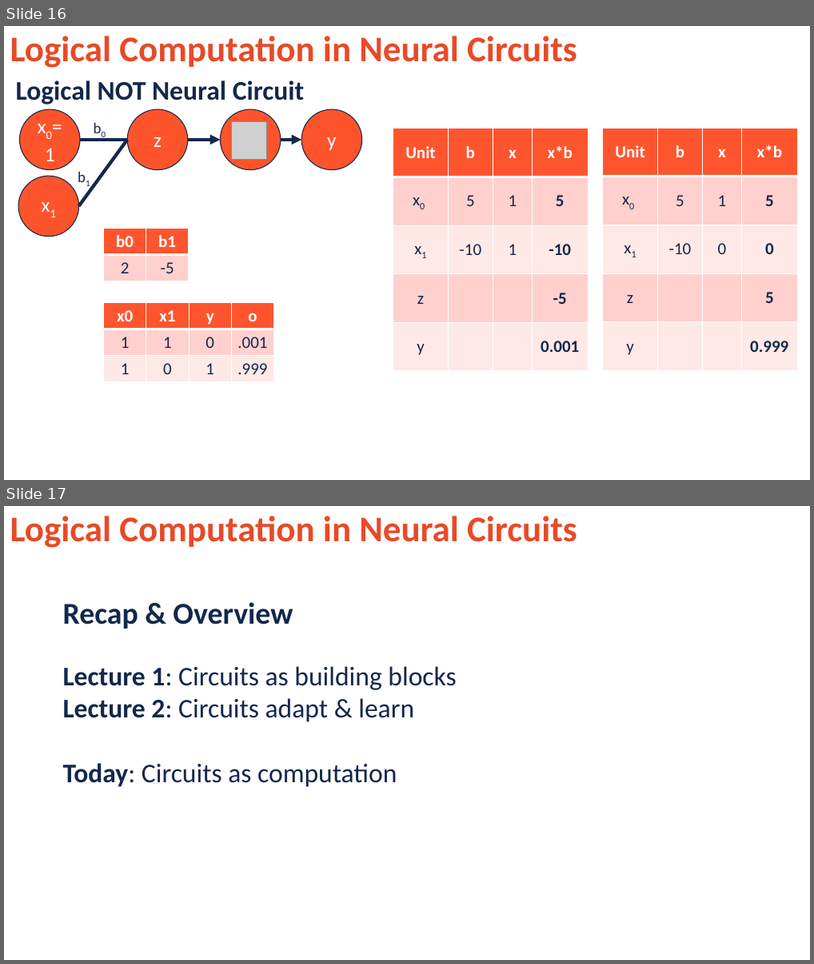
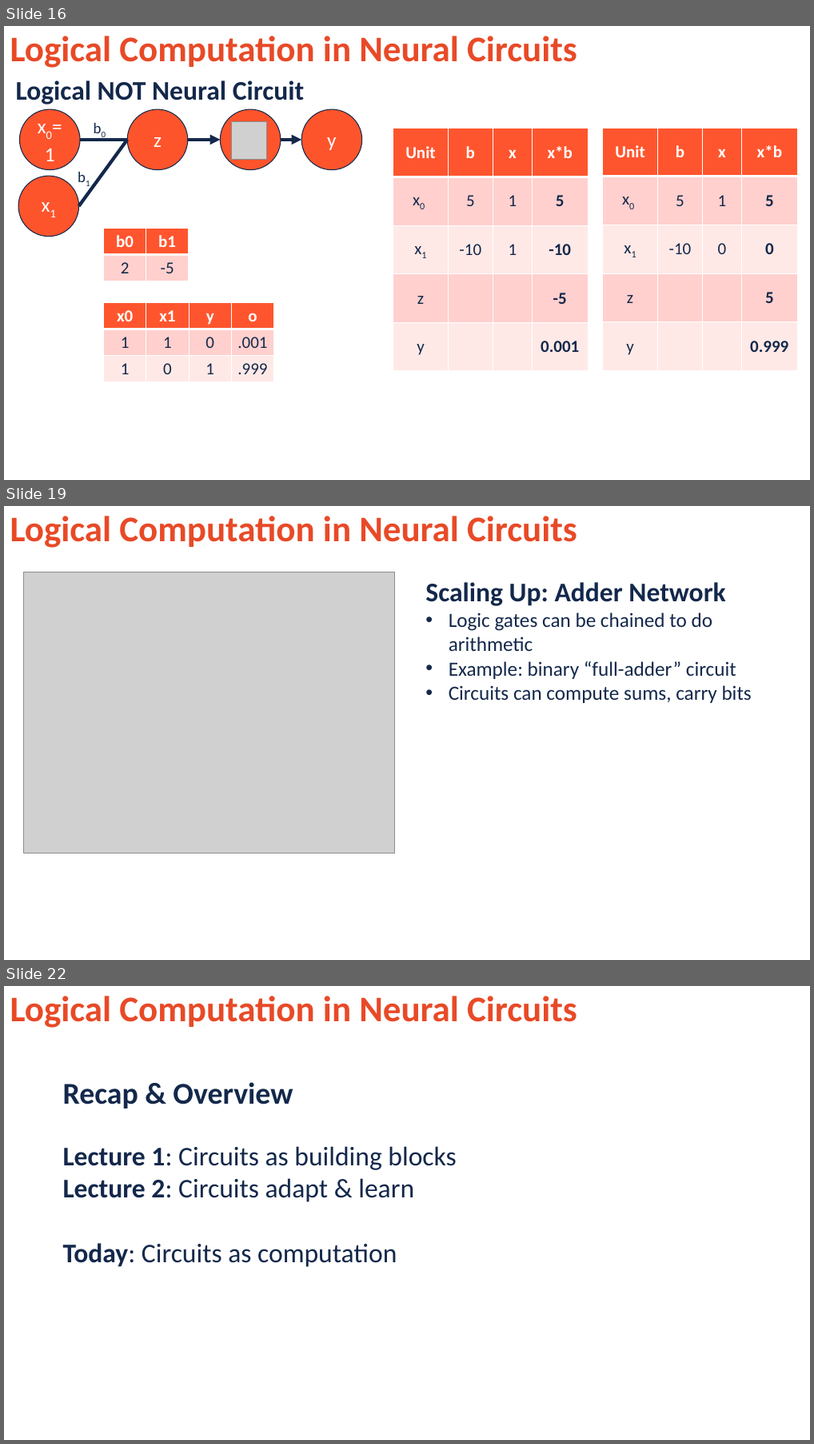
Before and after one commit to jonwillits/intro_to_bcs, a slide deck: neural_circuits_affect_and_valence/neural_circuits_lecture_3.pptx. Shown one above the other, each under a label of ours: slides 16 and 17 before the commit, slides 16, 19 and 22 after it; the slides between them are not shown. The pictures are 814x964 and 814x1444 pixels, drawn with LibreOffice and Linux fonts; fonts in the diff are those of the drawing; grey boxes stand for pictures; background and template pictures are left out. Boxes give left, top, right and bottom in pixels: in the first picture for what was removed or moved away, otherwise in the second. Text is boxed around its words. In the diff, an @@ line names an element or a change of style, - is before the commit and + after.

```diff
--- a/neural_circuits_affect_and_valence/neural_circuits_lecture_3.pptx
+++ b/neural_circuits_affect_and_valence/neural_circuits_lecture_3.pptx
@@ slide 19 added at <box>4,506,810,960</box>, background picture (left out) @@
@@ text added at <box>10,516,578,548</box>, 42.9 pt, text #E84A27, bold @@
+Logical Computation in Neural Circuits
@@ picture added at <box>23,572,394,852</box> @@
@@ text added at <box>426,582,752,703</box>, 24 pt, text #13284B @@
+Scaling Up: Adder Network
+• Logic gates can be chained to do arithmetic
+• Example: binary “full-adder” circuit
+• Circuits can compute sums, carry bits
@@ what was slide 17 is now slide 22 @@
```
Also in this commit, not shown: 4 other slides added, 5 other files.
